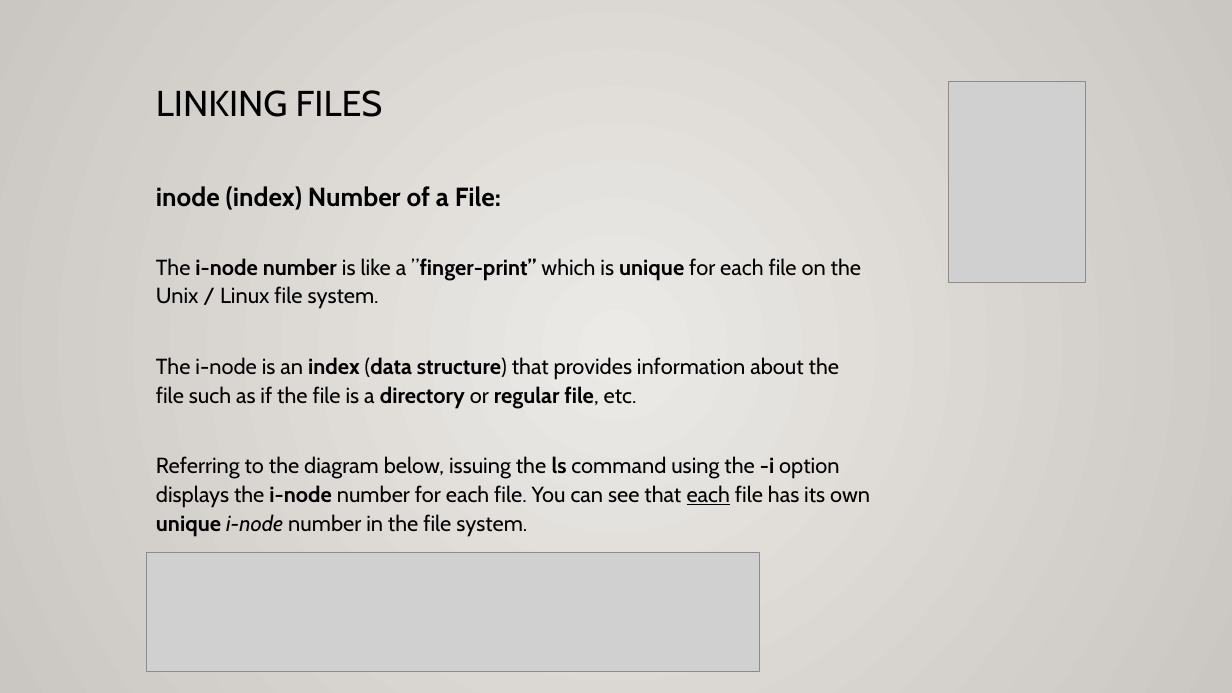
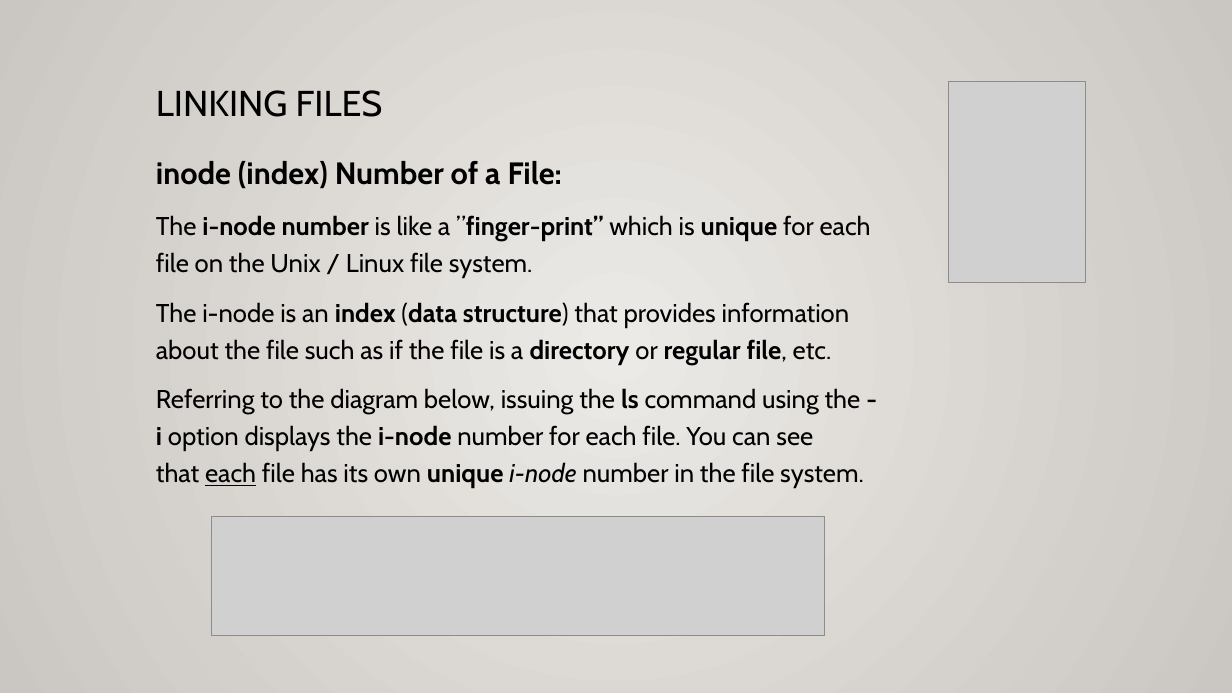
Before and after one commit to ULI101/slides, a slide deck: slide 3 of ULI101-8.1.pptx. Drawn at 1232x693 pixels with LibreOffice and Linux fonts; fonts in the diff are those of the drawing; grey boxes stand for pictures. Boxes give left, top, right and bottom in pixels: in the first picture for what was removed or moved away, otherwise in the second. Text is boxed around its words. In the diff, an @@ line names an element or a change of style, - is before the commit and + after.

```diff
--- a/ULI101-8.1.pptx
+++ b/ULI101-8.1.pptx
@@ text "inode (index) Number of a ...": place and size @@
-text "inode (index) Number of a ..." at [156, 186, 870, 537]
+text "inode (index) Number of a ..." at [156, 161, 871, 488]
@@ text "inode (index) Number of a ..." at [156, 161, 871, 488]: size 20.4 to 24 pt in "inode (index) Number of a File:"; size 17 to 20 pt; line spacing 1.1 to 1.2 @@
@@ picture: place and size @@
-picture at [147, 552, 760, 671]
+picture at [212, 517, 824, 636]
```
Also in this commit, not shown: 7 other slides changed, 1 slide added.
